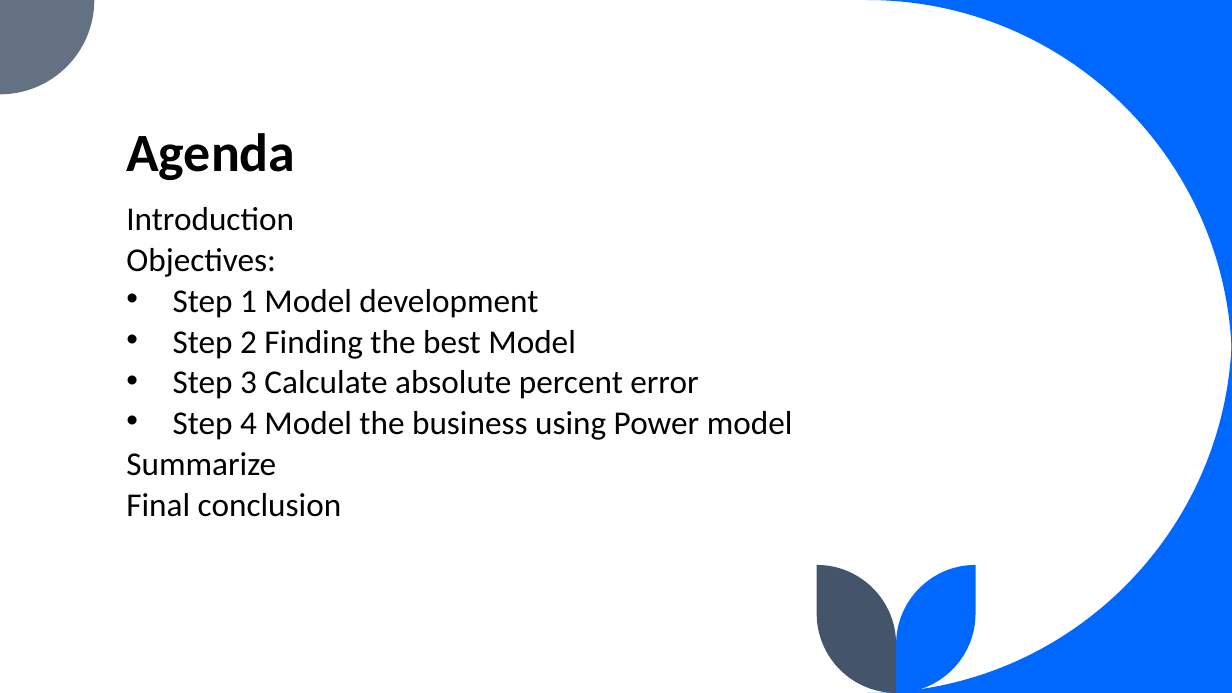
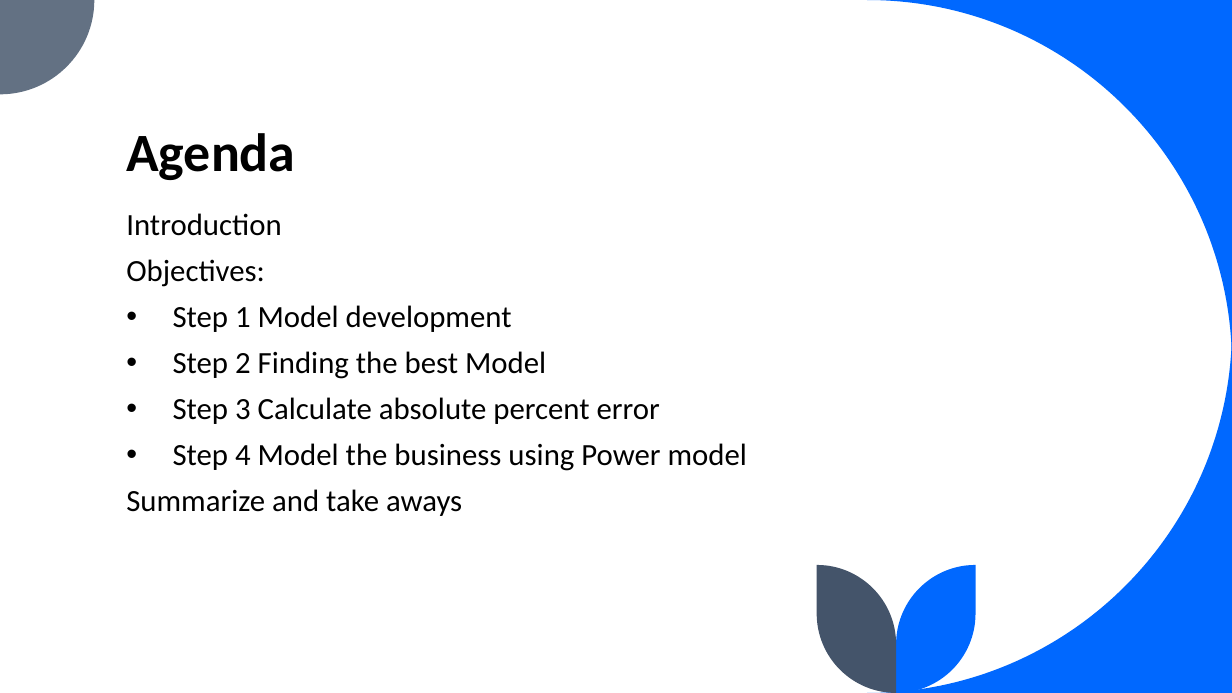
Before and after one commit to leiliu7/Data-Analytics-Data-Science-Portfolio, a slide deck: slide 2 of Smart pricing using Excel/Maximizing Profitability Through Smart Pricing Presentation.pptx. Drawn at 1232x693 pixels with LibreOffice and Linux fonts; fonts in the diff are those of the drawing. Boxes give left, top, right and bottom in pixels: in the first picture for what was removed or moved away, otherwise in the second. Text is boxed around its words. In the diff, an @@ line names an element or a change of style, - is before the commit and + after.

```diff
--- a/Smart pricing using Excel/Maximizing Profitability Through Smart Pricing Presentation.pptx
+++ b/Smart pricing using Excel/Maximizing Profitability Through Smart Pricing Presentation.pptx
@@ text at [126,213,747,471]: size 25.9 to 24 pt in "Introduction", "Objectives:", "Step 1 Model development", "Step 2 Finding the best Model" and 2 more places; line spacing 0.7 to 0.9 @@
@@ text at [126,489,462,516]: text changed; size 25.9 to 24 pt @@
-Summarize
-Final conclusion
+Summarize and take aways
```
Also in this commit, not shown: 6 other slides changed.
